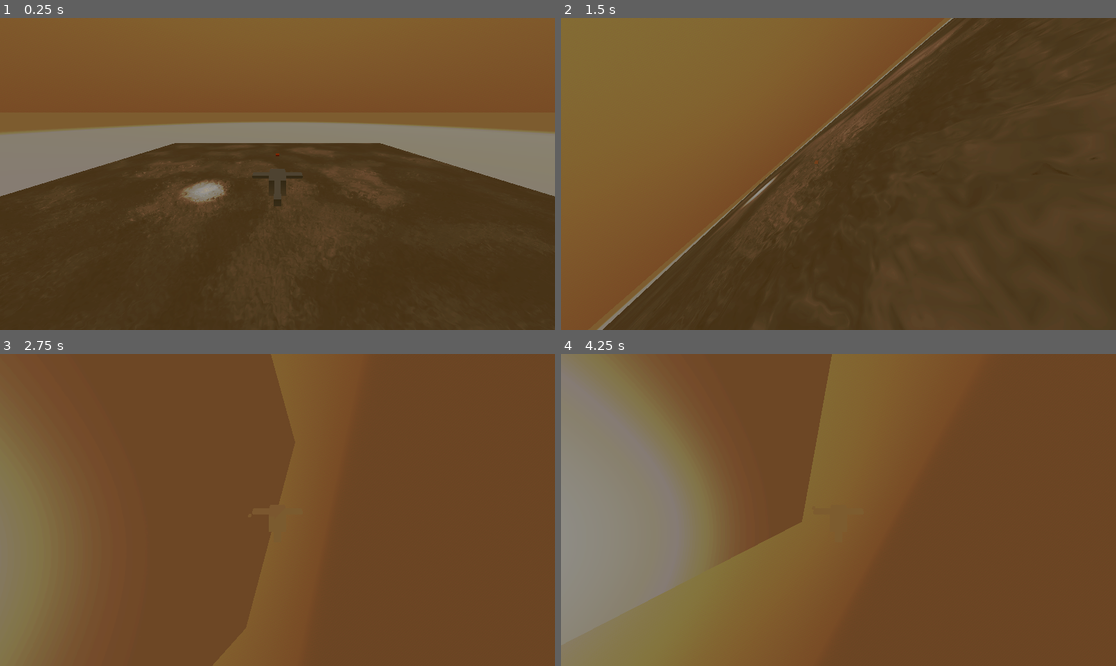
Above: before the commit, frames 1-4 (two rows, left to right).
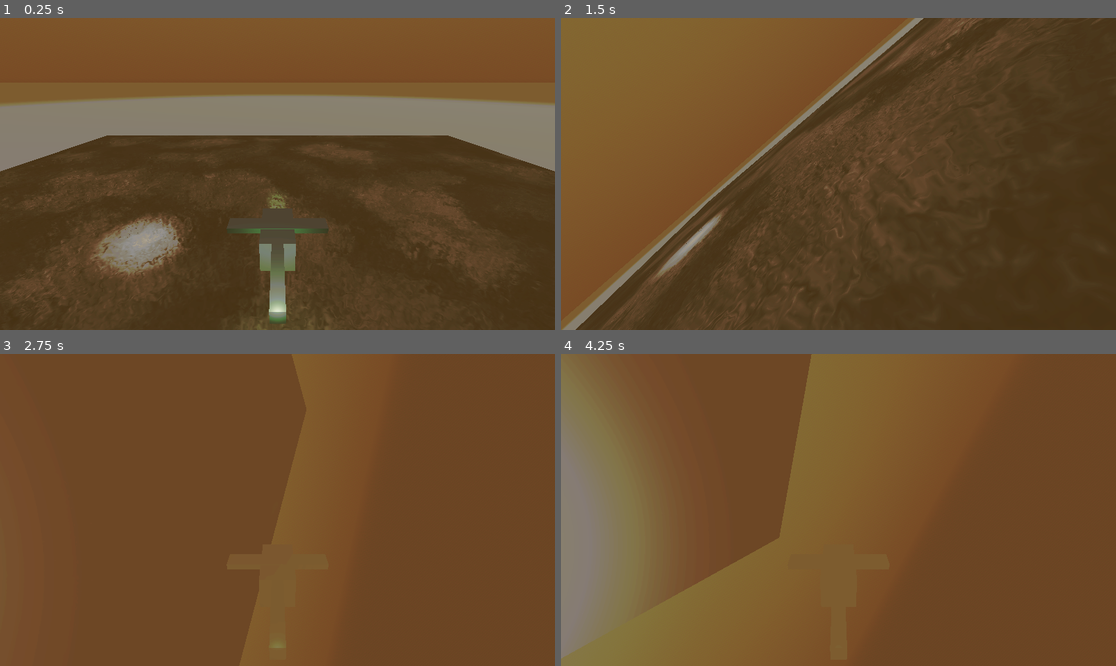
Above: after the commit, the same moments.

Repository: fracter2/here-be-le-dragon
Game: Godot game, scene res://Content/World.tscn
Same seed, same stepped clock (60 frames per second), same inputs: the game is played once before the commit and once after it.
Inputs:
- Up to frame 1 (0.25 s): no input
- Up to frame 2 (1.5 s): hold D (barrel_right) 0.53-1.28 s; tap P (flip_pitch) at 0.6, 1.35 s; hold Down (pitch_down) from 1.28 s (still down)
- Up to frame 3 (2.75 s): release Down (pitch_down) at 2.03 s; hold D (barrel_right) from 2.03 s (still down); tap P (flip_pitch) at 2.1 s
- Up to frame 4 (4.25 s): release D (barrel_right) at 2.78 s; hold Up (pitch_up) 2.78-3.53 s; tap P (flip_pitch) at 2.85, 3.6 s; hold A (barrel_left) from 3.53 s (still down)

The runs differ from the first frame. In frame 1, 21% of the frame differs, in the area x 0-100%, y 24-100%; in frame 2, 9.1%; in frame 3, 7.4%; in frame 4, 17%.

Commit message:
moved camera on helicopter and added lights

Diff:
--- a/Content/Helicopter.tscn
+++ b/Content/Helicopter.tscn
@@ -26,6 +26,7 @@
 size = Vector3(0.35, 0.2, 0.55)
 
 [node name="Helicopter" type="RigidBody3D"]
+collision_layer = 2
 mass = 300.0
 linear_damp = 0.486
 angular_damp = 2.274
@@ -45,19 +46,44 @@
 [node name="Body" type="CSGBox3D" parent="CollisionShape3D"]
 size = Vector3(2, 2, 3.5)
 
+[node name="SpotLight3D" type="SpotLight3D" parent="CollisionShape3D/Body"]
+transform = Transform3D(0.995396, 0.0324666, -0.0901794, 0, 0.940881, 0.338738, 0.0958458, -0.337178, 0.936549, -0.5, -0.61, -1.866)
+light_color = Color(0.490196, 0.784314, 0.6, 1)
+light_energy = 9.343
+spot_range = 200.0
+spot_angle = 7.30726
+spot_angle_attenuation = 0.210224
+
+[node name="SpotLight3D2" type="SpotLight3D" parent="CollisionShape3D/Body"]
+transform = Transform3D(0.995396, -0.0324666, 0.0901794, 0, 0.940881, 0.338738, -0.0958458, -0.337178, 0.936549, 0.5, -0.61, -1.866)
+light_color = Color(0.490196, 0.784314, 0.6, 1)
+light_energy = 9.343
+spot_range = 200.0
+spot_angle = 7.30726
+spot_angle_attenuation = 0.210224
+
 [node name="Tail" type="CSGBox3D" parent="CollisionShape3D"]
 transform = Transform3D(1, 0, 0, 0, 1, 0, 0, 0, 1, 0, 0.661385, 3.62704)
 size = Vector3(0.649, 0.704, 3.76259)
+
+[node name="Tail light" type="OmniLight3D" parent="CollisionShape3D/Tail"]
+transform = Transform3D(1, 0, 0, 0, 1, 0, 0, 0, 1, 0, 0.518364, 1.91461)
+light_color = Color(0.490883, 0.784855, 0.599776, 1)
+light_energy = 5.319
+light_bake_mode = 0
+omni_range = 6.812
 
 [node name="CSGBox3D" type="CSGBox3D" parent="CollisionShape3D"]
 transform = Transform3D(1, 0, 0, 0, 1, 0, 0, 0, 1, 0, 0.860343, 0)
 size = Vector3(6.023, 0.384, 1)
 
 [node name="Camera3D" type="Camera3D" parent="."]
-transform = Transform3D(1, 0, 0, 0, 0.915663, 0.401948, 0, -0.401948, 0.915663, 0, 8.42, 15.395)
+transform = Transform3D(1, 0, 0, 0, 0.915663, 0.401948, 0, -0.401948, 0.915663, -0.00338459, 9.57543, 10.5039)
 current = true
-fov = 95.6
+fov = 71.1
+far = 750.0
 
 [node name="DebugThrustPointer" type="MeshInstance3D" parent="."]
 transform = Transform3D(1, 0, 0, 0, 1, 0, 0, 0, 1, 0, 3.06678, 0)
+visible = false
 mesh = SubResource("BoxMesh_nikds")
--- a/Content/helicopter.gd
+++ b/Content/helicopter.gd
@@ -55,4 +55,4 @@
 	var rotaded_thrust: Vector3 = (Vector3.UP * input_thrust * speed_thrust) * basis.orthonormalized()
 	#apply_central_force(Vector3.UP * input_thrust * speed_thrust)
 	apply_central_force(rotaded_thrust)
-	debug_thrust_pointer.position = 4 * Vector3.UP * basis.orthonormalized()
+	debug_thrust_pointer.position = basis.orthonormalized() * (4 * Vector3.UP)
